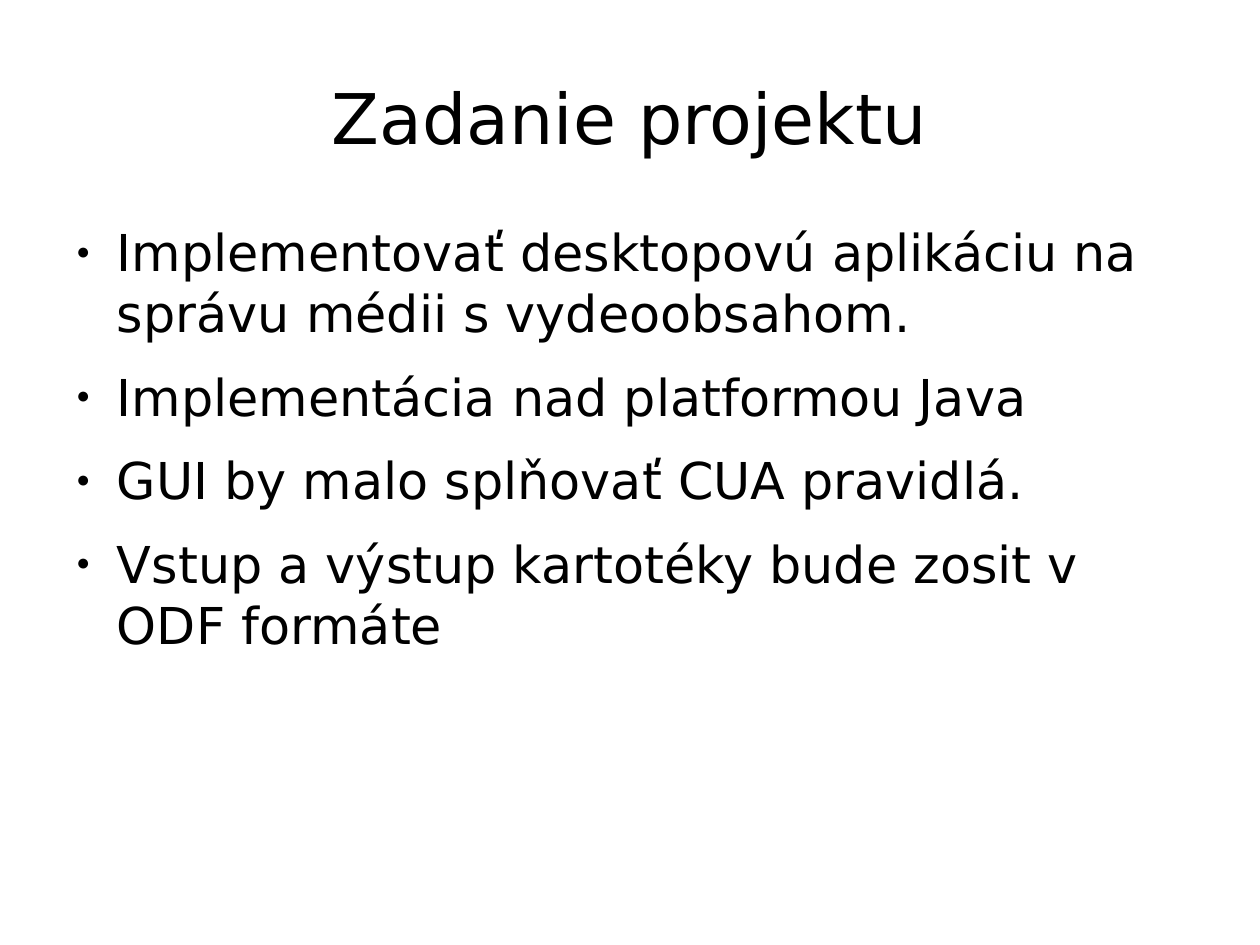
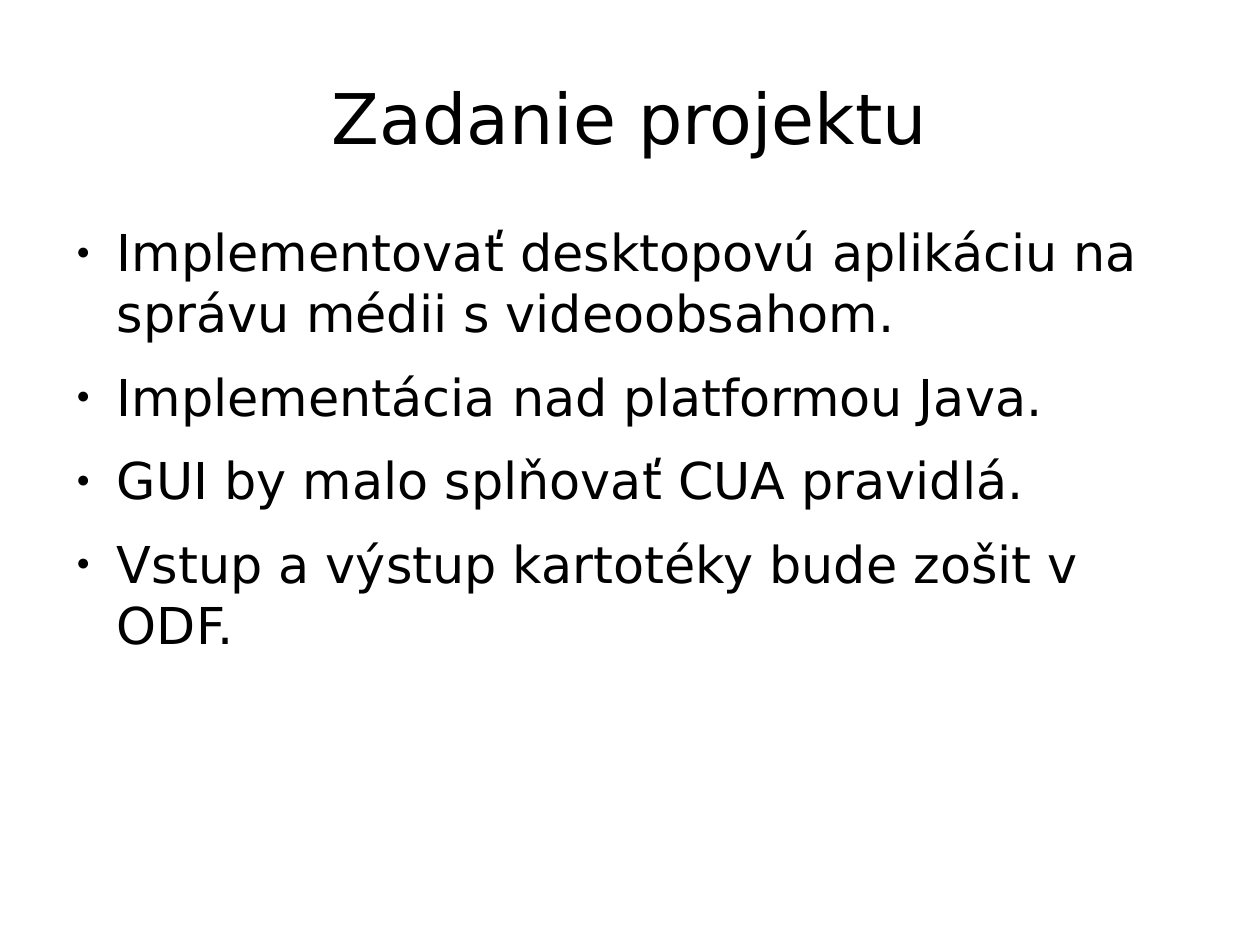
Before and after one commit to pestanko/PB138---Kartoteka, a slide deck: slide 4 of doc/presentation/Prezentacia.odp. Drawn at 1260x945 pixels with LibreOffice and Linux fonts; fonts in the diff are those of the drawing. Boxes give left, top, right and bottom in pixels: in the first picture for what was removed or moved away, otherwise in the second. Text is boxed around its words. In the diff, an @@ line names an element or a change of style, - is before the commit and + after.

```diff
--- a/doc/presentation/Prezentacia.odp
+++ b/doc/presentation/Prezentacia.odp
@@ text at [117, 230, 1137, 427]: text changed @@
-● Implementovať desktopovú aplikáciu na správu médii s vydeoobsahom.
-● Implementácia nad platformou Java
+● Implementovať desktopovú aplikáciu na správu médii s videoobsahom.
+● Implementácia nad platformou Java.
@@ text at [117, 542, 1078, 645]: text changed @@
-● Vstup a výstup kartotéky bude zosit v ODF formáte
+● Vstup a výstup kartotéky bude zošit v ODF.
```
Also in this commit, not shown: 8 other slides changed.
